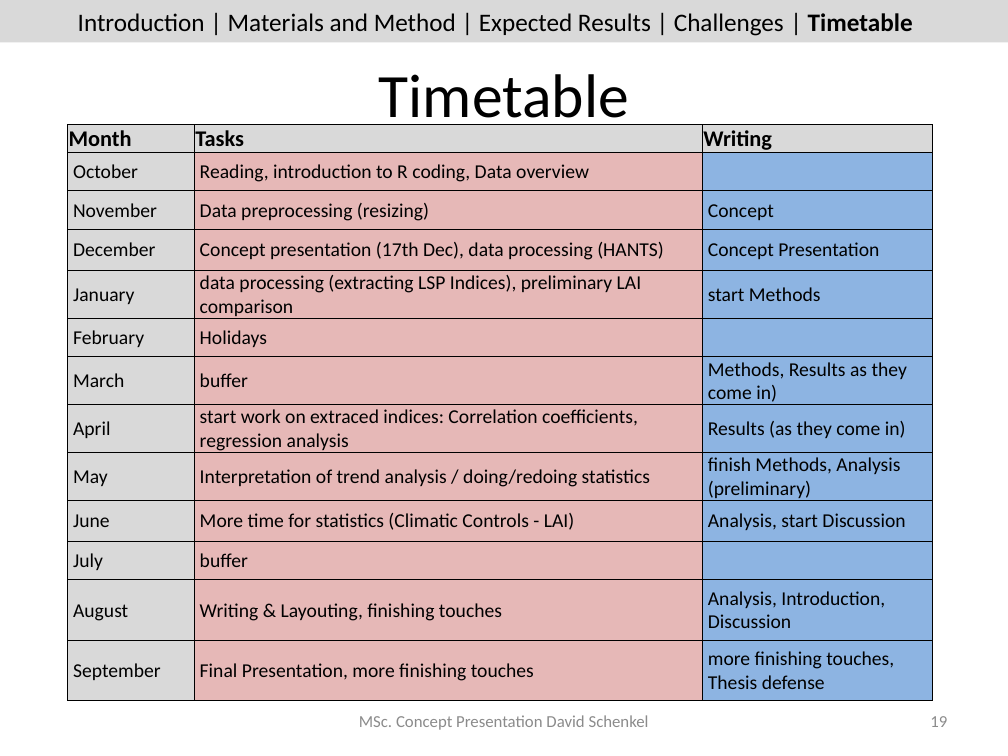
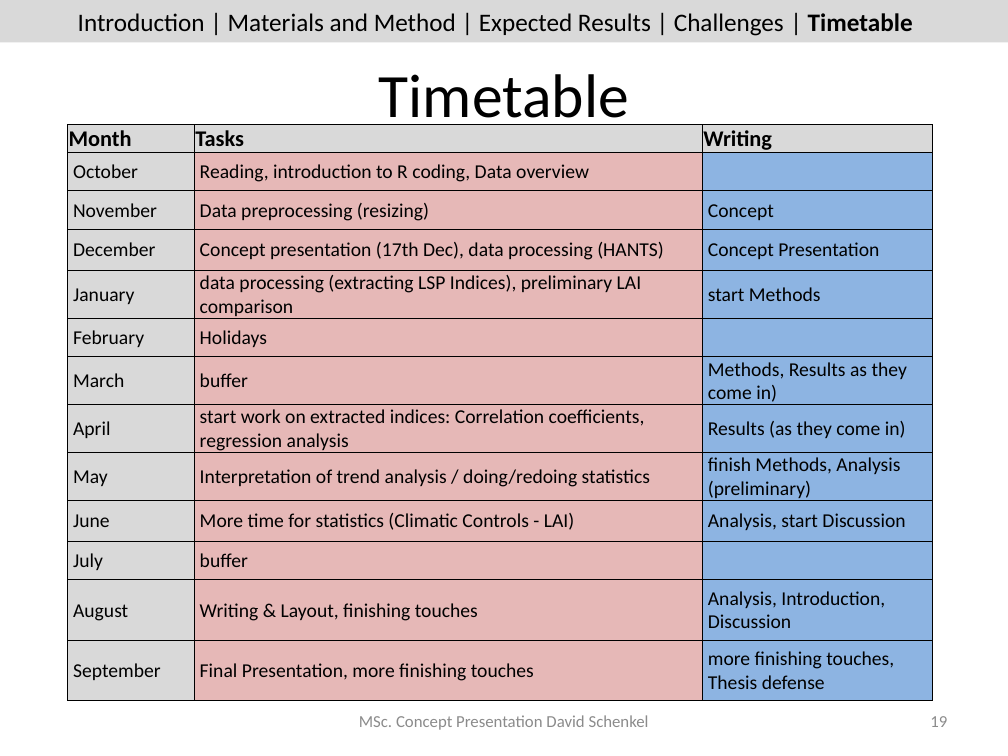
Before and after one commit to dschenkel/geo511, a slide deck: slide 19 of concept_presentation.pptx. Drawn at 1008x756 pixels with LibreOffice and Linux fonts; fonts in the diff are those of the drawing. Boxes give left, top, right and bottom in pixels: in the first picture for what was removed or moved away, otherwise in the second. Text is boxed around its words. In the diff, an @@ line names an element or a change of style, - is before the commit and + after.

```diff
--- a/concept_presentation.pptx
+++ b/concept_presentation.pptx
@@ table at box(68, 124, 932, 701) @@
-row 8, column 2: start work on extraced indices: Correlation coefficients, regression analysis
+row 8, column 2: start work on extracted indices: Correlation coefficients, regression analysis
-row 12, column 2: Writing & Layouting, finishing touches
+row 12, column 2: Writing & Layout, finishing touches
```
Also in this commit, not shown: 3 other files.
